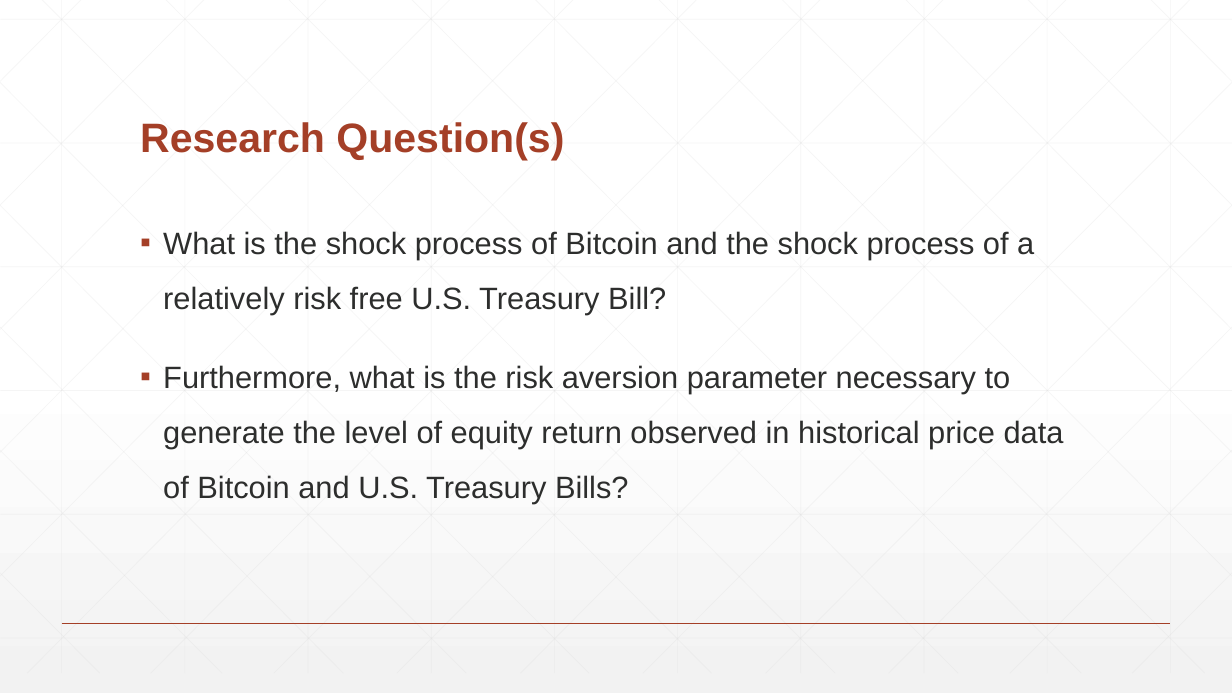
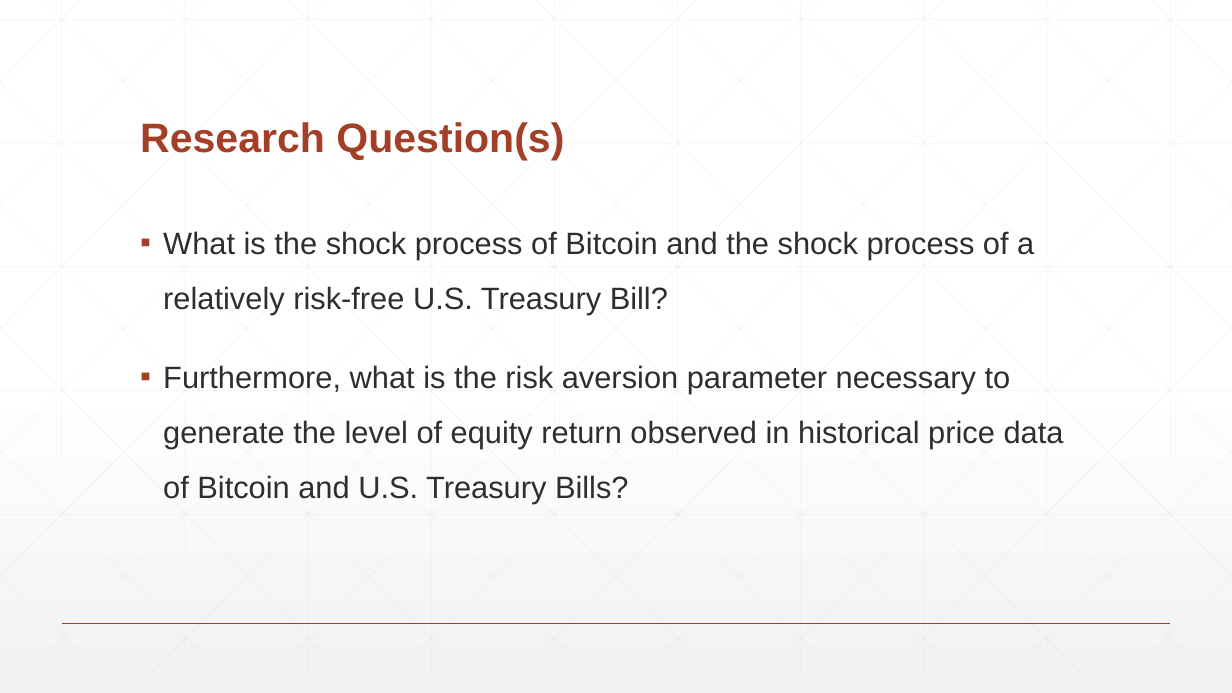
Before and after one commit to LongSimple/ECON-4008-Macro-Modeling, a slide deck: slide 3 of Writing Assignments/Preliminary Research Presentation.pptx. Drawn at 1232x693 pixels with LibreOffice and Linux fonts; fonts in the diff are those of the drawing. Boxes give left, top, right and bottom in pixels: in the first picture for what was removed or moved away, otherwise in the second. Text is boxed around its words. In the diff, an @@ line names an element or a change of style, - is before the commit and + after.

```diff
--- a/Writing Assignments/Preliminary Research Presentation.pptx
+++ b/Writing Assignments/Preliminary Research Presentation.pptx
@@ text at <box>163,231,1034,315</box>: text changed @@
-▪ What is the shock process of Bitcoin and the shock process of a relatively risk free U.S. Treasury Bill?
+▪ What is the shock process of Bitcoin and the shock process of a relatively risk-free U.S. Treasury Bill?
```
Also in this commit, not shown: 7 other slides changed, 1 other file.
